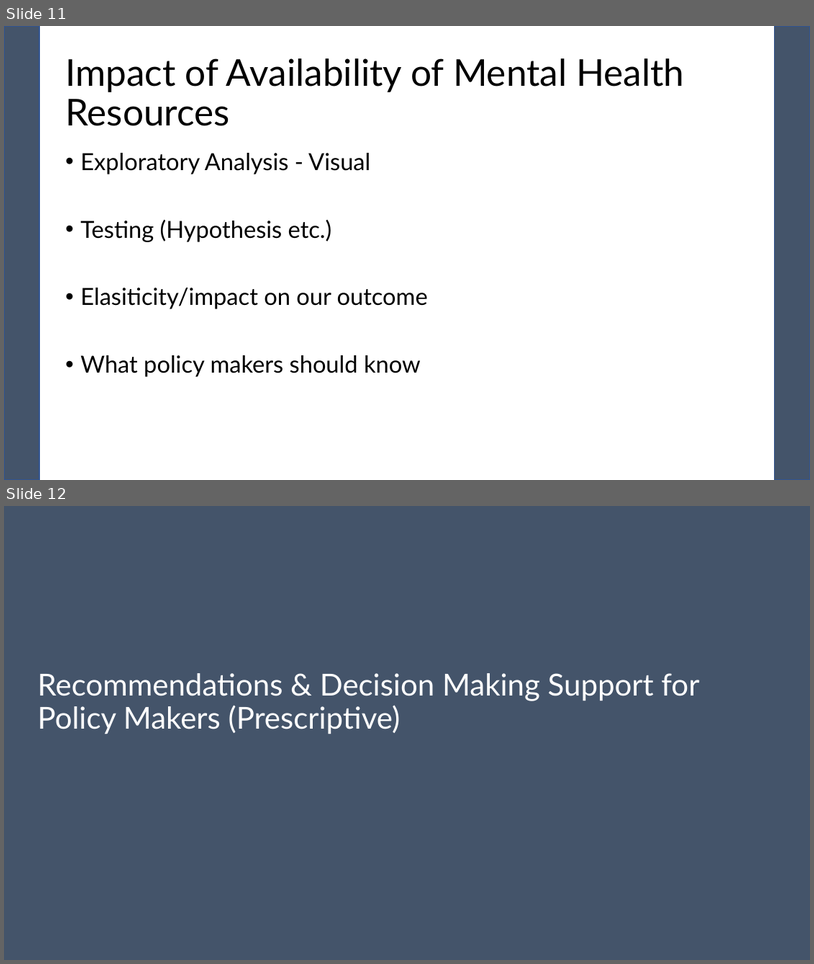
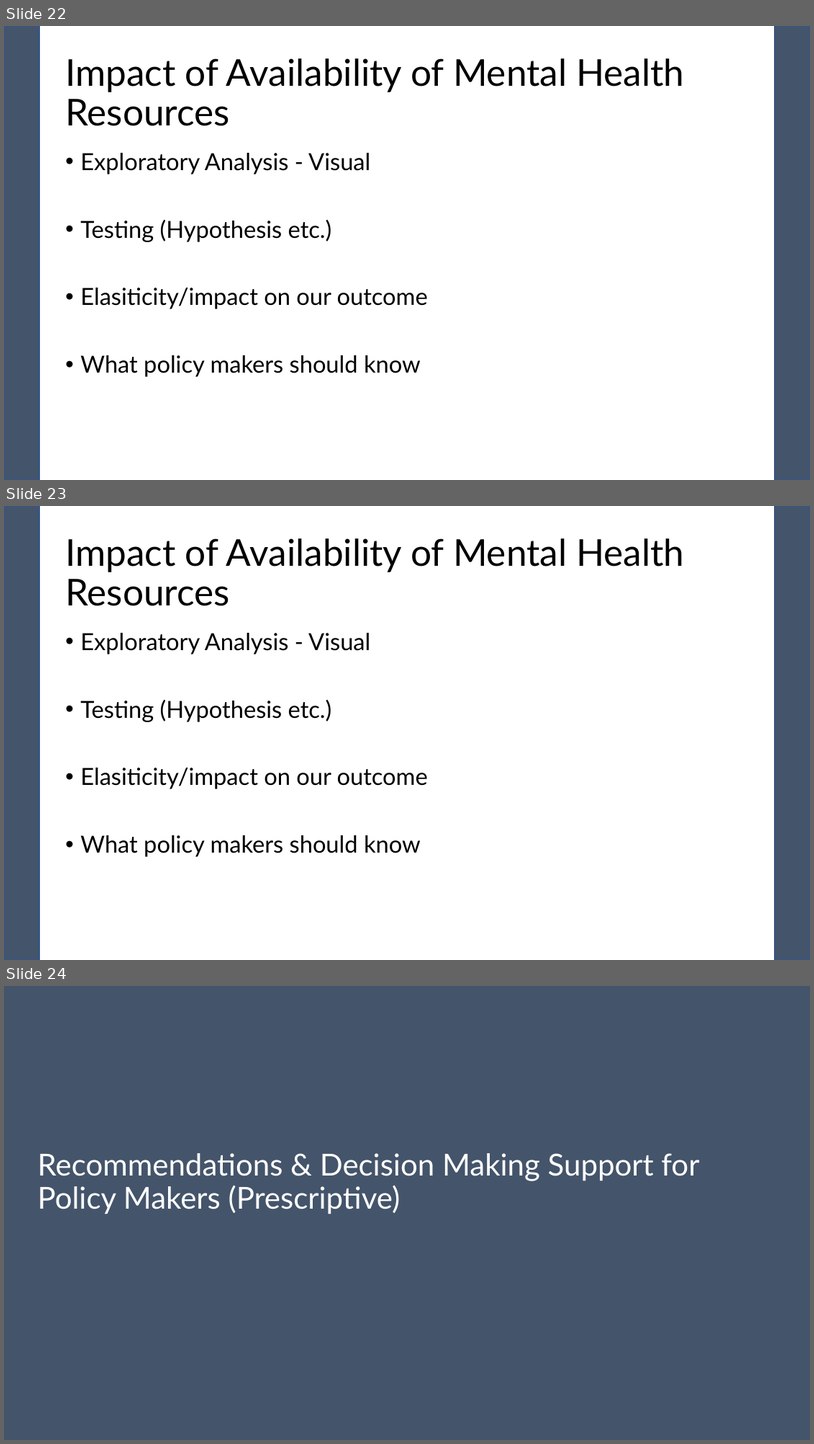
Before and after one commit to pewilliams/regression-mei-team-proj, a slide deck: presentation/Team-25.pptx. Shown one above the other, each under a label of ours: slides 11 and 12 before the commit, slides 22, 23 and 24 after it. The pictures are 814x964 and 814x1444 pixels, drawn with LibreOffice and Linux fonts; fonts in the diff are those of the drawing. Boxes give left, top, right and bottom in pixels: in the first picture for what was removed or moved away, otherwise in the second. Text is boxed around its words. In the diff, an @@ line names an element or a change of style, - is before the commit and + after.

```diff
--- a/presentation/Team-25.pptx
+++ b/presentation/Team-25.pptx
@@ slide 23 added at bbox=[4, 506, 810, 960], background #FFFFFF; not listed: 2 template elements that a slide beside it also shows @@
@@ title added at bbox=[65, 538, 684, 606], 44 pt, text #000000 @@
+Impact of Availability of Mental Health Resources
@@ text added at bbox=[80, 633, 428, 857], 28 pt, text #000000 @@
+• Exploratory Analysis - Visual
+• Testing (Hypothesis etc.)
+• Elasiticity/impact on our outcome
+• What policy makers should know
@@ what was slide 11 is now slide 22 @@
@@ what was slide 12 is now slide 24 @@
```
Also in this commit, not shown: 2 slides changed, 11 other slides added, 1 other file.
